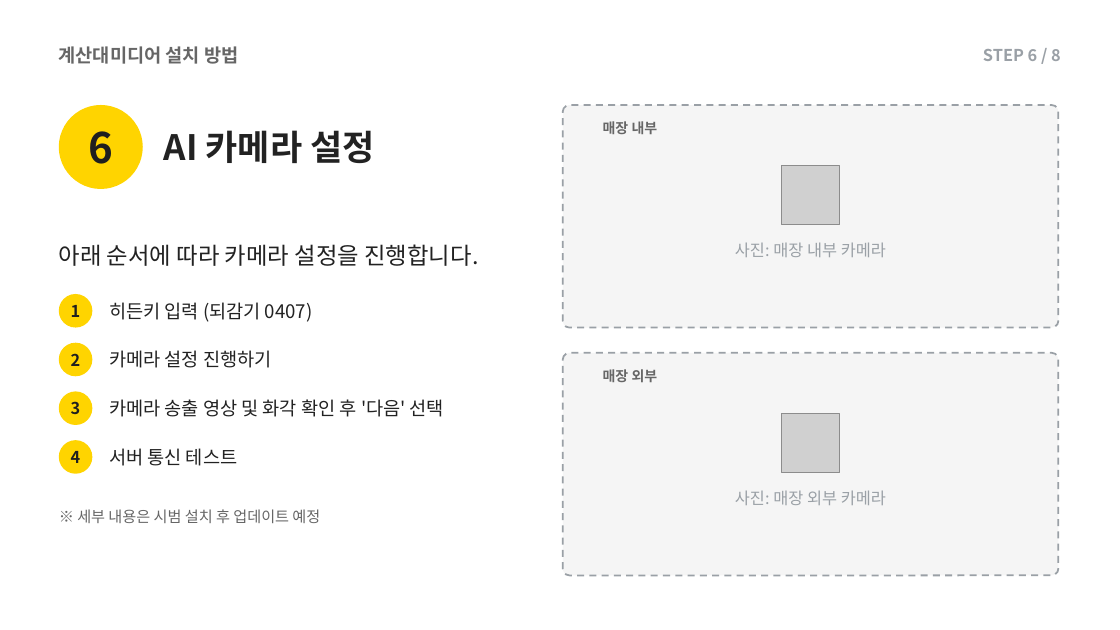
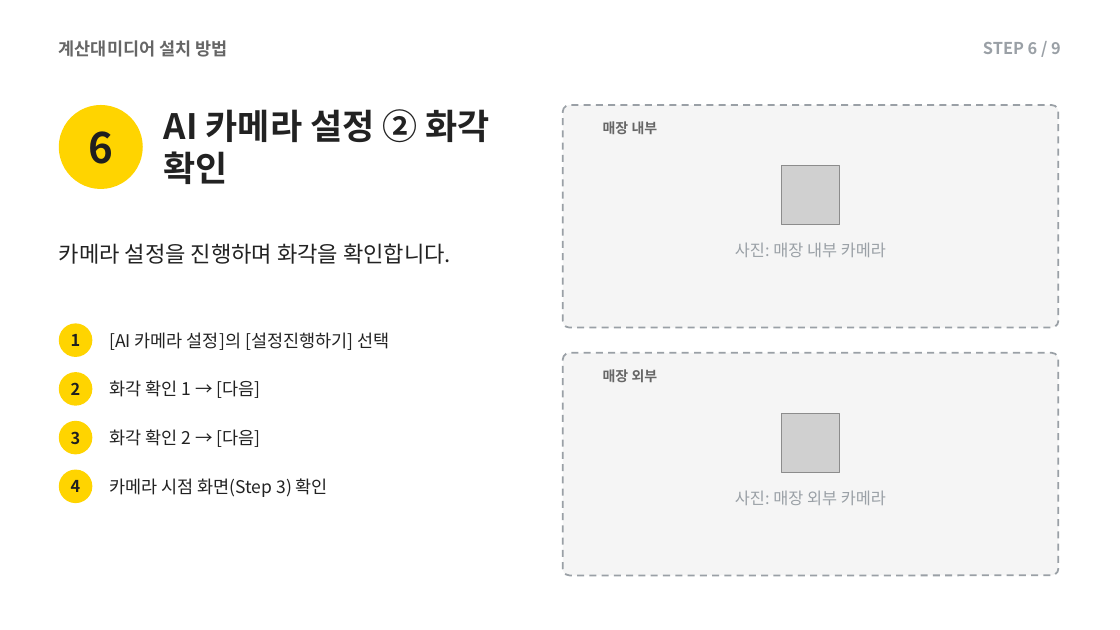
Before and after one commit to alsdn2947/ars, a slide deck: slide 21 of 이마트_AI카메라_설치매뉴얼.pptx (slide 18 before the commit). Drawn at 1120x630 pixels with LibreOffice and Linux fonts; fonts in the diff are those of the drawing; grey boxes stand for pictures. Boxes give left, top, right and bottom in pixels: in the first picture for what was removed or moved away, otherwise in the second. Text is boxed around its words. In the diff, an @@ line names an element or a change of style, - is before the commit and + after.

```diff
--- a/이마트_AI카메라_설치매뉴얼.pptx
+++ b/이마트_AI카메라_설치매뉴얼.pptx
@@ text "계산대미디어 설치 방법" at box(59, 40, 227, 57): size 16 to 15 pt @@
@@ text at box(983, 42, 1061, 54): text changed @@
-STEP 6 / 8
+STEP 6 / 9
@@ text at box(164, 109, 489, 184): text changed @@
-AI 카메라 설정
+AI 카메라 설정 ② 화각 확인
@@ text at box(59, 243, 451, 264): text changed; size 20 to 19 pt @@
-아래 순서에 따라 카메라 설정을 진행합니다.
+카메라 설정을 진행하며 화각을 확인합니다.
@@ text removed at box(109, 302, 313, 322) @@
-히든키 입력 (되감기 0407)
@@ text at box(109, 332, 389, 350): text changed; size 16 to 15 pt @@
-카메라 설정 진행하기
+[AI 카메라 설정]의 [설정진행하기] 선택
@@ text at box(109, 380, 260, 398): text changed; size 16 to 15 pt @@
-카메라 송출 영상 및 화각 확인 후 '다음' 선택
+화각 확인 1 → [다음]
@@ 3 ellipses: place and size @@
-3 ellipses at box(59, 343, 92, 474)
+3 ellipses at box(59, 323, 92, 455)
@@ text removed at box(109, 448, 237, 466) @@
-서버 통신 테스트
@@ text added at box(109, 429, 260, 447), 15 pt, text #222222 @@
+화각 확인 2 → [다음]
@@ 4 texts: place and size @@
-4 texts at box(71, 305, 81, 463)
+4 texts at box(71, 334, 81, 492)
@@ ellipse: place and size @@
-ellipse at box(59, 294, 92, 328)
+ellipse at box(59, 470, 92, 503)
@@ text added at box(109, 478, 328, 497), 15 pt, text #222222 @@
+카메라 시점 화면(Step 3) 확인
@@ text removed at box(77, 509, 320, 523) @@
-※ 세부 내용은 시범 설치 후 업데이트 예정
```
Also in this commit, not shown: 17 other slides changed, 5 slides added, 1 slide removed.
